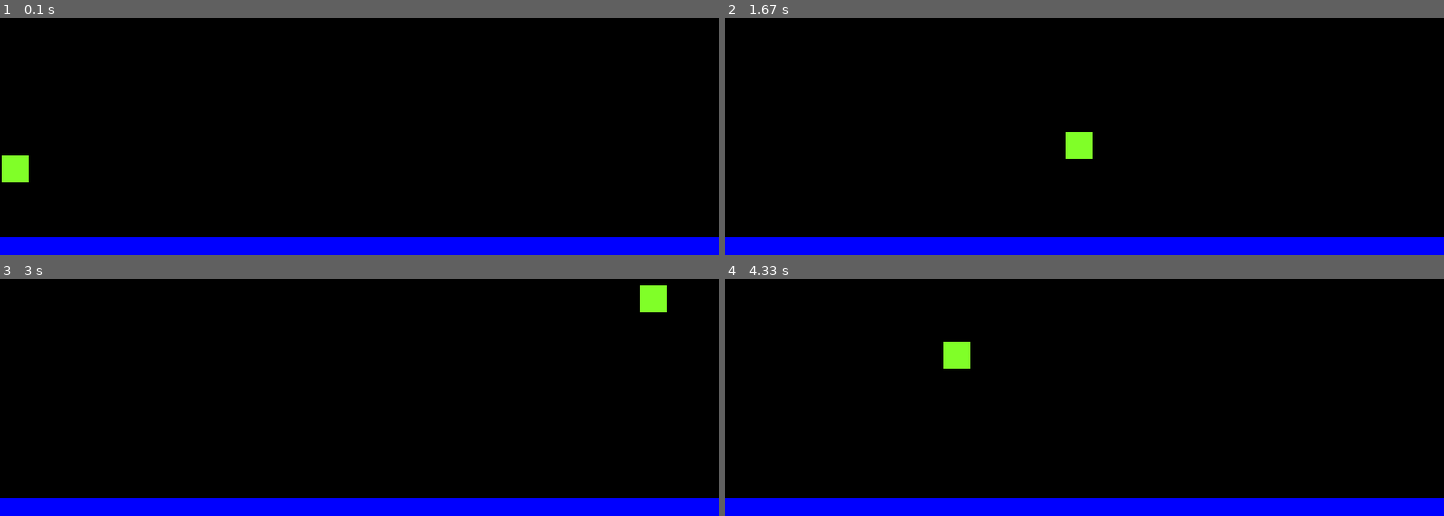
Above: before the commit, frames 1-4 (two rows, left to right).
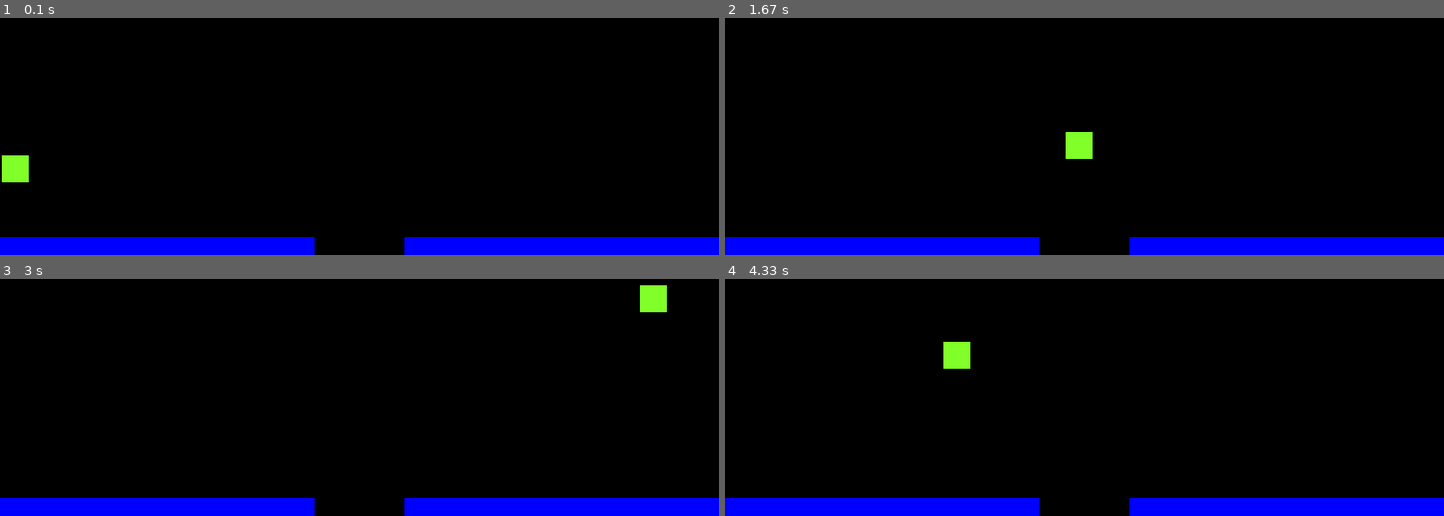
Above: after the commit, the same moments.

Repository: kristian1402/Projekt_3.semester
Game: pygame game, started from GameScreen.py
The game is run twice, just before and just after one commit, with the same random seed, the same clock (stepped at 60 frames per second) and the same inputs.
Inputs:
- Up to frame 1 (0.1 s): no input
- Up to frame 2 (1.67 s): tap Space at 0.33, 1.23, 1.53 s
- Up to frame 3 (3 s): tap Space at 2.23, 2.53, 2.8 s
- Up to frame 4 (4.33 s): tap Space at 3.57, 3.97, 4.27 s

The runs differ from the first frame. In frame 1, 0.9% of the frame differs, in the area x 43-57%, y 92-100%; in frame 2, 0.9%; in frame 3, 0.9%; in frame 4, 0.9%.

Commit message:
example running game w/ comments in "verycool.py"

Diff:
--- a/GameScreen.py
+++ b/GameScreen.py
@@ -1,6 +1,7 @@
 import pygame
 from pygame.locals import *
 import sys
+import cv2
 
 pygame.init()
 vec = pygame.math.Vector2  # 2 for two dimensional
@@ -14,7 +15,7 @@
 FramePerSec = pygame.time.Clock()
 
 displaysurface = pygame.display.set_mode((WIDTH, HEIGHT))
-pygame.display.set_caption("Game")
+pygame.display.set_caption("Jumpy The Jumping Square (He Jumps*) *A Lot")
 
 
 class Player(pygame.sprite.Sprite):
@@ -73,17 +74,34 @@
     def move(self):
         pass
 
+class hole(pygame.sprite.Sprite):
+    def __init__(self):
+        super().__init__()
+        self.surf = pygame.Surface((100, 20))
+        self.surf.fill((0, 0, 0))
+        self.rect = self.surf.get_rect(center=(400, HEIGHT-10))
+
+    def move(self):
+        pass
+
+    def update(self):
+        hits = pygame.sprite.spritecollide(P1, holes, False)
+        if hits:
+            print("damn son you hit a hole ooch")
 
 PT1 = platform()
 P1 = Player()
+H = hole()
 
 all_sprites = pygame.sprite.Group()
 all_sprites.add(PT1)
 all_sprites.add(P1)
+all_sprites.add(H)
 
 platforms = pygame.sprite.Group()
+holes = pygame.sprite.Group()
 platforms.add(PT1)
-
+holes.add(H)
 while True:
     for event in pygame.event.get():
         if event.type == QUIT:
@@ -95,6 +113,7 @@
 
     displaysurface.fill((0, 0, 0))
     P1.update()
+    H.update()
 
     for entity in all_sprites:
         displaysurface.blit(entity.surf, entity.rect)
--- /dev/null
+++ b/verycool.py
@@ -0,0 +1,167 @@
+import pygame
+import random
+
+# Initial Variables
+
+# Initial Variables for Screen Size and Window Caption
+screen = pygame.display.set_mode((640,480))
+pygame.display.set_caption("Side Scroller")
+
+
+# Menu Function
+def menu():
+
+    # Load the menu image and stretch it to the window size
+    image = pygame.image.load("assets\menu.png")
+    image = pygame.transform.scale(image, (640, 480))
+
+    # While the game is running...
+    while True:
+
+        # Show the menu image
+        screen.blit(image,(0,0))
+
+        # Update display
+        pygame.display.update()
+
+        # Built-in function that keeps track of specific events unique to pygame
+        for event in pygame.event.get():
+
+            # Window close event
+            if event.type == pygame.QUIT:
+                pygame.display.quit()
+                exit()
+
+            # Mouse-down event (runs once per mouse-click)
+            if event.type == pygame.MOUSEBUTTONDOWN:
+
+                # If the mouse is within a specific range (0 = X, 1 = Y), start game
+                if event.pos[0] in range(300, 325) and event.pos[1] in range(200,228):
+                    print(f"PLAY!")
+
+                    # Run the game
+                    game()
+
+
+# Game-screen function
+## (Lots of necessary code is repeated from menu)
+def game():
+    # Load the menu image and stretch it to the window size
+    image = pygame.image.load("assets\level1.png")
+    image = pygame.transform.scale(image, (640, 480))
+
+    # Keep track of the x-value of the background image
+    bg_x = 0
+
+    # Load the player image
+    ## (Did not work when the image was called boy.png? Maybe \b is a command or something idk)
+    player = pygame.image.load("assets\player.png")
+
+    # Scale the player down to fit the game
+    player = pygame.transform.rotozoom(player,0,0.2)
+
+    # Keep track of the player's y-value
+    player_y = 325
+
+    # Keeps track of if the player is currently jumping
+    jump = 0
+
+    # Keeps track of the player's jump, and when to return to the ground
+    jump_count = 0
+
+    # Keeps track of the height of the jump
+    jump_height = 8
+
+    # Gravity
+    gravity = 4
+
+    # Load crate image
+    crate = pygame.image.load("assets\crate.png")
+
+    # Scale crate image
+    crate = pygame.transform.rotozoom(crate,0,0.8)
+
+    # Keeps track of the crate's x-value and speed
+    ## (Note that it starts slightly outside the window)
+    crate_x = 700
+    crate_speed = 3
+
+
+
+
+
+
+
+    # While the game is running...
+    while True:
+
+        # Draw 3 instances of the background image (allows scrolling)
+        ## One to the left of the screen, one to the right, and one in the middle
+        ### 640 is the length of the game screen
+        screen.blit(image, (bg_x - 640, 0))
+        screen.blit(image, (bg_x, 0))
+        screen.blit(image, (bg_x + 640, 0))
+
+        # Move background 1 pixel
+        bg_x -= 1
+
+        # Reset the background when the background has moved the length of the screen
+        if bg_x <= -640:
+            bg_x = 0
+
+        # Draw the player on top of the background in a fixed spot
+        ## (The .blit command returns a rectangle around the player, which we use for collisions)
+        player_rect = screen.blit(player, (50, player_y))
+
+        # Gravity needs to affect the player if they are in the air
+        if player_y < 325:
+            player_y += gravity
+
+        # If a jump is happening, the player rises 4 pixels for 40 frames, then the jump ends
+        if jump == 1:
+            player_y -= jump_height
+            jump_count += 1
+            if jump_count > 40:
+                jump_count = 0
+                jump = 0
+
+        # Display crate
+        crate_rect = screen.blit(crate,(crate_x,360))
+
+        # Make the crate move
+        crate_x -= crate_speed
+
+        # Regenerate the crate with randomized stats when it disappears
+        if crate_x <= -75:
+            crate_x = random.randint(700,800)
+            crate_speed = random.randint(3,5)
+
+        # Return to menu on collision with crate
+        if player_rect.colliderect(crate_rect):
+            return
+
+
+
+
+        # Update display
+        pygame.display.update()
+
+        # Built-in function that keeps track of specific events unique to pygame
+        for event in pygame.event.get():
+
+            # Window close event
+            if event.type == pygame.QUIT:
+                pygame.display.quit()
+                exit()
+
+            # Key-down event (runs once per key-press)
+            if event.type == pygame.KEYDOWN:
+
+                # Jump when SPACE is pressed
+                if event.key == pygame.K_SPACE:
+
+                    # Jump only happens when the player is on the ground
+                    if player_y == 325:
+                        print("jump")
+                        jump = 1
+menu()
--- a/webcamTest.py
+++ b/webcamTest.py
@@ -20,6 +20,9 @@
 
 # Jump counter
 jumpNumber = 0
+
+def nice():
+    print("Jump!")
 
 while (True):
     # Capture the video frame by frame
@@ -98,6 +101,7 @@
             print("In range")
     """
 
+
     # Press 'q' to quit
     if cv2.waitKey(1) & 0xFF == ord('q'):
         break
Binary file added: assets/crate.png
Binary file added: assets/level1.png
Binary file added: assets/menu.png
Binary file added: assets/mushroom.png
Binary file added: assets/player.png
